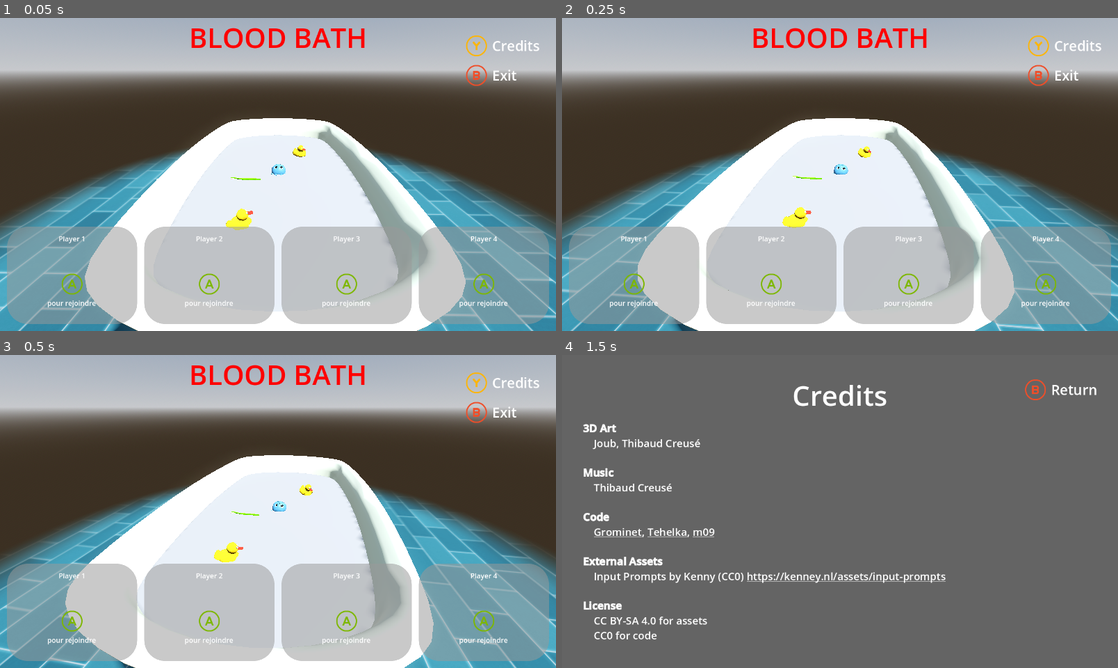
Above: before the commit, frames 1-4 (two rows, left to right).
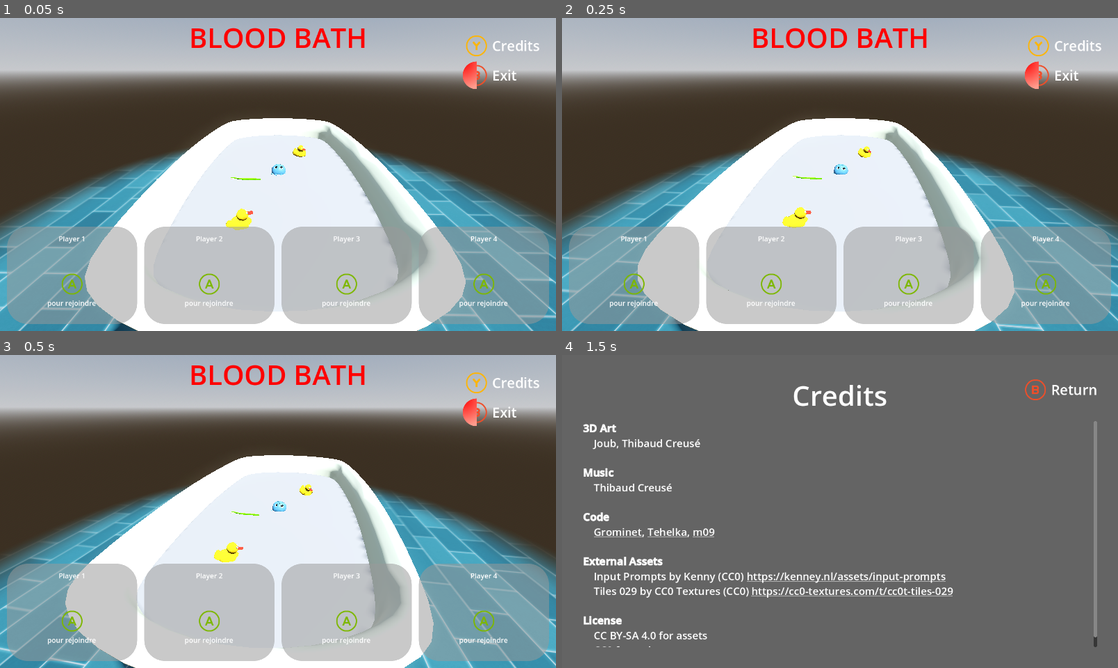
Above: after the commit, the same moments.

Repository: Gr0minet/ggj2025
Game: Godot game, scene res://scenes/test_all.tscn
Two runs of this game, one before a commit and one after it. Both use one fixed random seed, a clock stepped at 60 frames per second and the inputs below.
Inputs:
- Up to frame 1 (0.05 s): no input
- Up to frame 2 (0.25 s): no input
- Up to frame 3 (0.5 s): no input
- Up to frame 4 (1.5 s): hold I (change_color_up) 0.53-1.28 s; hold J (join_game) 0.53-1.28 s; hold O (change_color_down) from 1.28 s (still down); tap C (show_credits) at 1.35 s

The runs differ from the first frame. In frame 1, 0.2% of the frame differs, in the area x 83-86%, y 13-23%; in frame 2, 0.2%; in frame 3, 0.2%; in frame 4, 1.8%, in the area x 3-97%, y 21-94%.

Commit message:
Tweak credits
Signed-off-by: m09 <142691+m09@users.noreply.github.com>

Diff:
--- a/godot/menu/credits.gd
+++ b/godot/menu/credits.gd
@@ -9,4 +9,4 @@
 # Called every frame. 'delta' is the elapsed time since the previous frame.
 func _unhandled_input(event: InputEvent) -> void:
 	if event.is_action_released("exit"):
-		queue_free()
+		hide()
--- a/godot/menu/credits.tscn
+++ b/godot/menu/credits.tscn
@@ -55,6 +55,7 @@
 
 [b]External Assets[/b]
     Input Prompts by Kenny (CC0) [url]https://kenney.nl/assets/input-prompts[/url]
+    Tiles 029 by CC0 Textures (CC0) [url]https://cc0-textures.com/t/cc0t-tiles-029[/url]
 
 [b]License[/b]
     CC BY-SA 4.0 for assets
--- a/godot/menu/menu.tscn
+++ b/godot/menu/menu.tscn
@@ -1,10 +1,23 @@
-[gd_scene load_steps=6 format=3 uid="uid://bpiqhe2x4htta"]
+[gd_scene load_steps=9 format=3 uid="uid://bpiqhe2x4htta"]
 
 [ext_resource type="Script" path="res://menu/menu.gd" id="1_xshr6"]
 [ext_resource type="PackedScene" uid="uid://c5umynsbl4k7j" path="res://menu/player_join.tscn" id="2_67jmx"]
 [ext_resource type="Texture2D" uid="uid://diat305kkvrd0" path="res://assets/xbox_button_color_y_outline.png" id="3_qqugk"]
 [ext_resource type="Texture2D" uid="uid://ulhgphjey7qq" path="res://assets/xbox_button_color_b_outline.png" id="4_xihb2"]
 [ext_resource type="PackedScene" uid="uid://bb6rnwye04xbh" path="res://menu/credits.tscn" id="5_bcvg8"]
+
+[sub_resource type="StyleBoxFlat" id="StyleBoxFlat_8mqjg"]
+corner_radius_top_left = 32
+corner_radius_top_right = 32
+corner_radius_bottom_right = 32
+corner_radius_bottom_left = 32
+
+[sub_resource type="Gradient" id="Gradient_e4pkv"]
+colors = PackedColorArray(1, 0, 0, 1, 1, 0.614053, 0.555935, 1)
+
+[sub_resource type="GradientTexture2D" id="GradientTexture2D_odukd"]
+gradient = SubResource("Gradient_e4pkv")
+fill = 1
 
 [node name="Menu" type="Control" node_paths=PackedStringArray("player_join_parent")]
 layout_mode = 3
@@ -90,9 +103,23 @@
 [node name="ExitHBox" type="HBoxContainer" parent="KeysVBox"]
 layout_mode = 2
 
-[node name="ExitTextureRect" type="TextureRect" parent="KeysVBox/ExitHBox"]
+[node name="Control" type="PanelContainer" parent="KeysVBox/ExitHBox"]
+clip_children = 1
+custom_minimum_size = Vector2(32, 32)
+layout_mode = 2
+size_flags_vertical = 3
+theme_override_styles/panel = SubResource("StyleBoxFlat_8mqjg")
+
+[node name="ExitTextureRect" type="TextureRect" parent="KeysVBox/ExitHBox/Control"]
 layout_mode = 2
 texture = ExtResource("4_xihb2")
+
+[node name="TextureProgressBar" type="TextureProgressBar" parent="KeysVBox/ExitHBox/Control"]
+layout_mode = 2
+value = 50.0
+fill_mode = 5
+nine_patch_stretch = true
+texture_progress = SubResource("GradientTexture2D_odukd")
 
 [node name="ExitLabel" type="Label" parent="KeysVBox/ExitHBox"]
 layout_mode = 2
